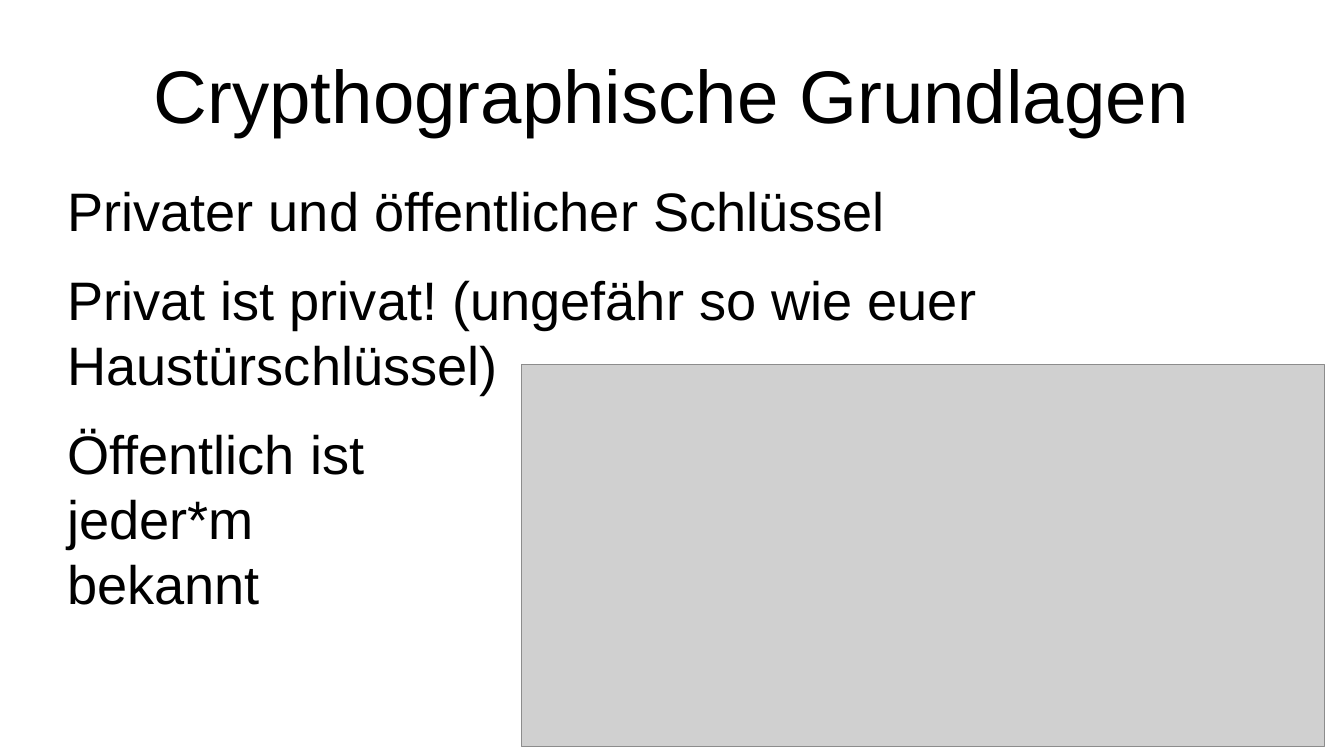
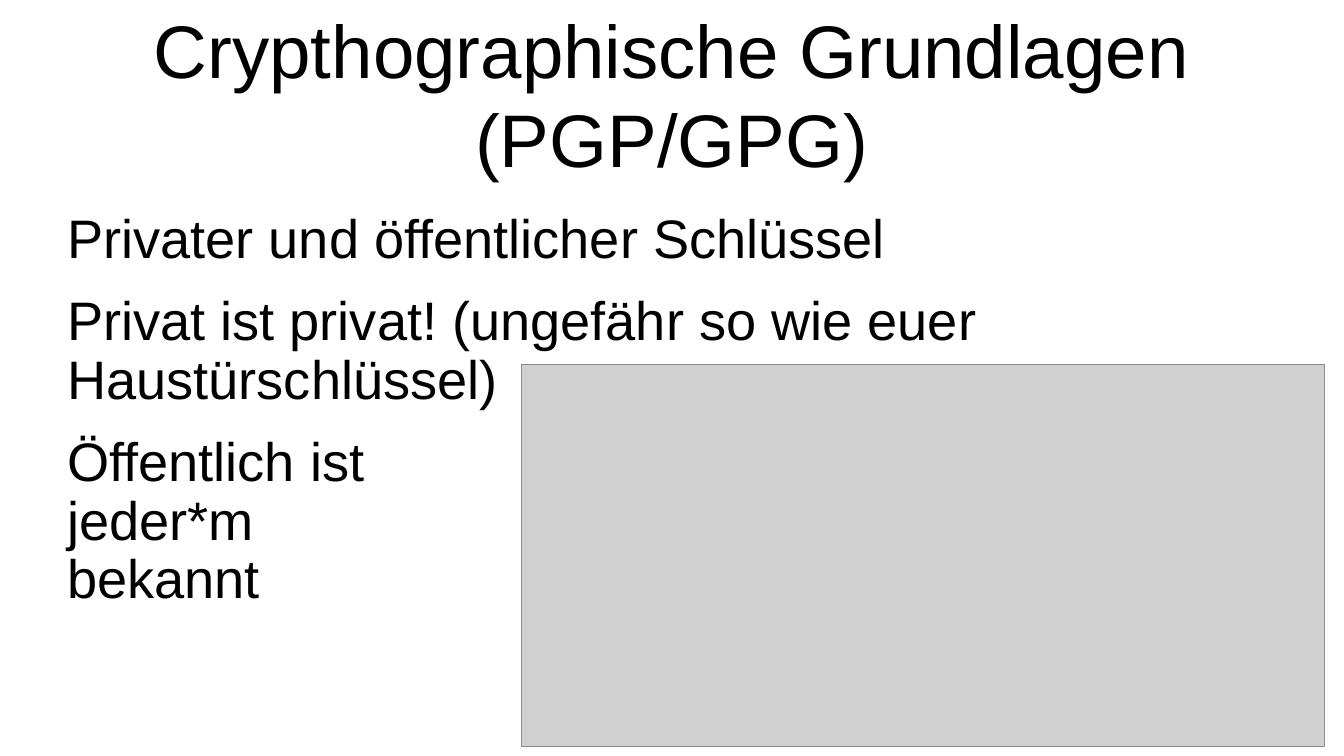
Before and after one commit to binary-bugs/mailVerschluesselung, a slide deck: slide 15 of präsi e-mail verschlüsselung.odp (slide 14 before the commit). Drawn at 1344x756 pixels with LibreOffice and Linux fonts; fonts in the diff are those of the drawing; grey boxes stand for pictures. Boxes give left, top, right and bottom in pixels: in the first picture for what was removed or moved away, otherwise in the second. Text is boxed around its words. In the diff, an @@ line names an element or a change of style, - is before the commit and + after.

```diff
--- a/präsi e-mail verschlüsselung.odp
+++ b/präsi e-mail verschlüsselung.odp
@@ title at <box>154,24,1188,181</box>: text changed @@
-Crypthographische Grundlagen
+Crypthographische Grundlagen (PGP/GPG)
@@ text "Privater und öffentlicher Schlüssel": place and size @@
-text "Privater und öffentlicher Schlüssel" at <box>67,191,976,605</box>
+text "Privater und öffentlicher Schlüssel" at <box>67,218,976,599</box>
@@ text "Privater und öffentlicher Schlüssel" at <box>67,218,976,599</box>: line spacing 1 to 0.9 @@
```
Also in this commit, not shown: 1 other slide changed, 3 slides added, 4 other files.
